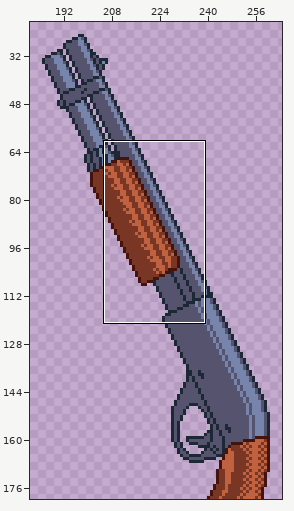
Sprite sheet -- textures/rem870_reload2.png. The first picture is a wide view before the edit; the outline marks the close-up.
Close-up. As it was:
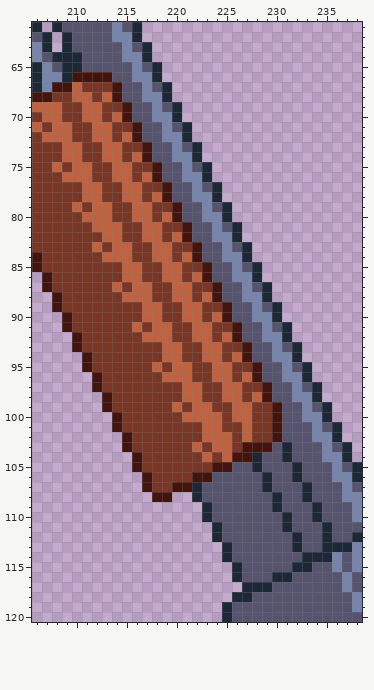
The file is 320x180 pixels. Pixels under 10% opacity are left out. Colours within 5 levels of each other are drawn and written as one. Shown: x 206..238, y 61..120. The wide view leaves out empty margins.
The same view after the edit:
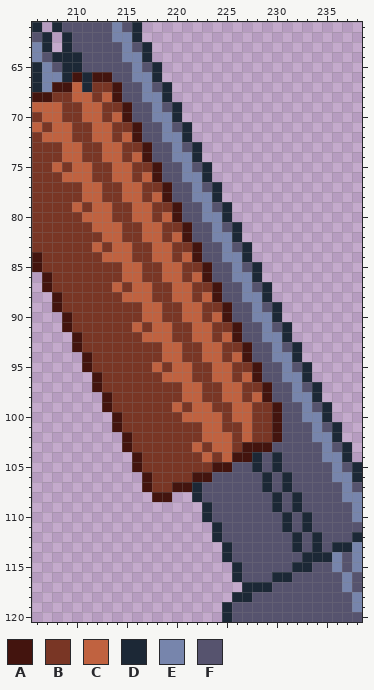
Palette (. is transparent): A #43140e  B #793625  C #c06240  D #1c2836  E #7785ac  F #56536e
Author's note on the commit: further rem870 visual inconsistency fixes haha I don't know why I never measured the barrels <_<
Difference:
{"y":66,"x":211,"old":"A","new":"D"}
{"y":67,"x":211,"old":"B","new":"D"}
{"y":103,"x":231,"old":"D","new":"F"}
{"y":104,"x":230,"old":"FD","new":"DF"}
{"y":105,"x":230,"old":"F","new":"D"}
{"y":105,"x":232,"old":"D","new":"F"}
{"y":106,"x":231,"old":"FD","new":"DF"}
{"y":107,"x":231,"old":"F","new":"D"}
{"y":107,"x":233,"old":"D","new":"F"}
{"y":108,"x":232,"old":"FD","new":"DF"}
{"y":109,"x":232,"old":"F","new":"D"}
{"y":109,"x":234,"old":"D","new":"F"}
{"y":110,"x":233,"old":"FD","new":"DF"}
{"y":111,"x":233,"old":"F","new":"D"}
{"y":111,"x":235,"old":"D","new":"F"}
{"y":112,"x":234,"old":"FD","new":"DF"}
{"y":113,"x":234,"old":"FD","new":"DF"}
